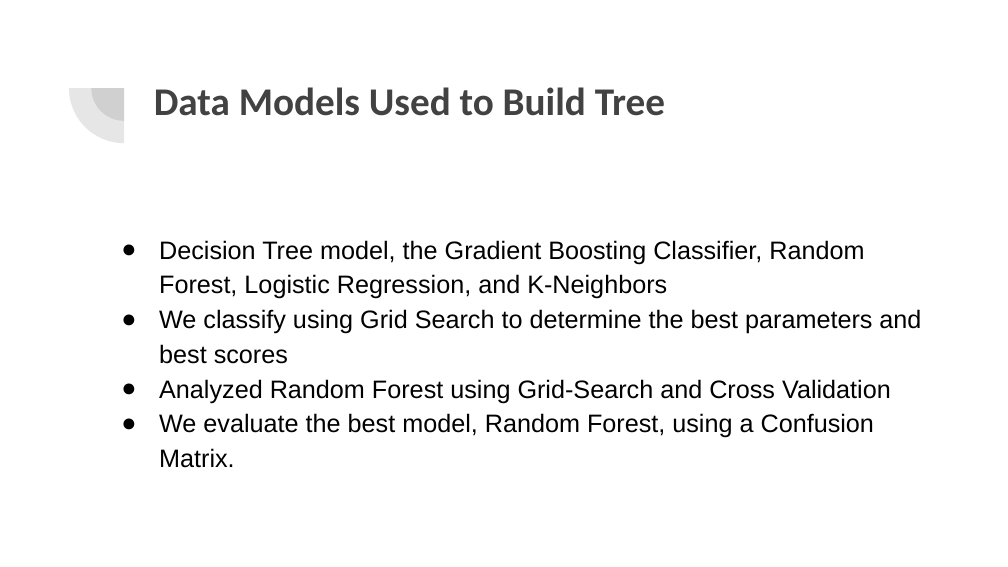
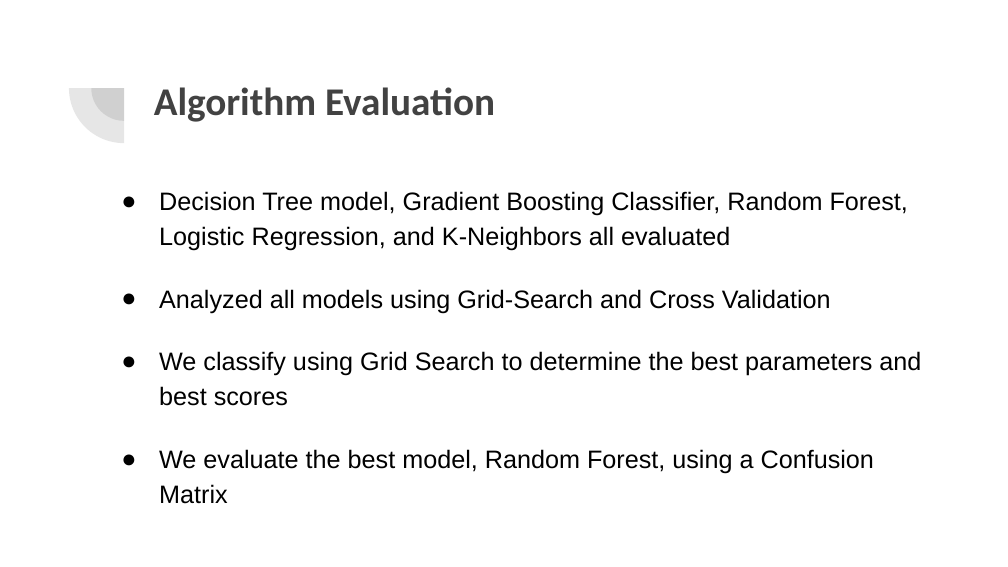
Before and after one commit to ewang24/dataMiningProject, a slide deck: slide 6 of Group Project_ Letter Data Mining.pptx (slide 3 before the commit). Drawn at 1008x567 pixels with LibreOffice and Linux fonts; fonts in the diff are those of the drawing. Boxes give left, top, right and bottom in pixels: in the first picture for what was removed or moved away, otherwise in the second. Text is boxed around its words. In the diff, an @@ line names an element or a change of style, - is before the commit and + after.

```diff
--- a/Group Project_ Letter Data Mining.pptx
+++ b/Group Project_ Letter Data Mining.pptx
@@ title at (x1=154, y1=87, x2=495, y2=122): text changed @@
-Data Models Used to Build Tree
+Algorithm Evaluation
@@ text "Decision Tree model, Gradient Boosting ..." moved from (x1=159, y1=240, x2=921, y2=468) to (x1=159, y1=191, x2=921, y2=504) @@
@@ text at (x1=159, y1=191, x2=908, y2=313): text changed @@
-● Decision Tree model, the Gradient Boosting Classifier, Random Forest, Logistic Regression, and K-Neighbors
+● Decision Tree model, Gradient Boosting Classifier, Random Forest, Logistic Regression, and K-Neighbors all evaluated
+● Analyzed all models using Grid-Search and Cross Validation
@@ text at (x1=159, y1=351, x2=921, y2=406): more space between paragraphs @@
@@ text at (x1=159, y1=449, x2=874, y2=504): text changed @@
-● Analyzed Random Forest using Grid-Search and Cross Validation
-● We evaluate the best model, Random Forest, using a Confusion Matrix.
+● We evaluate the best model, Random Forest, using a Confusion Matrix
```
Also in this commit, not shown: 5 other slides changed, 12 slides added, 1 slide removed, 4 other files.
